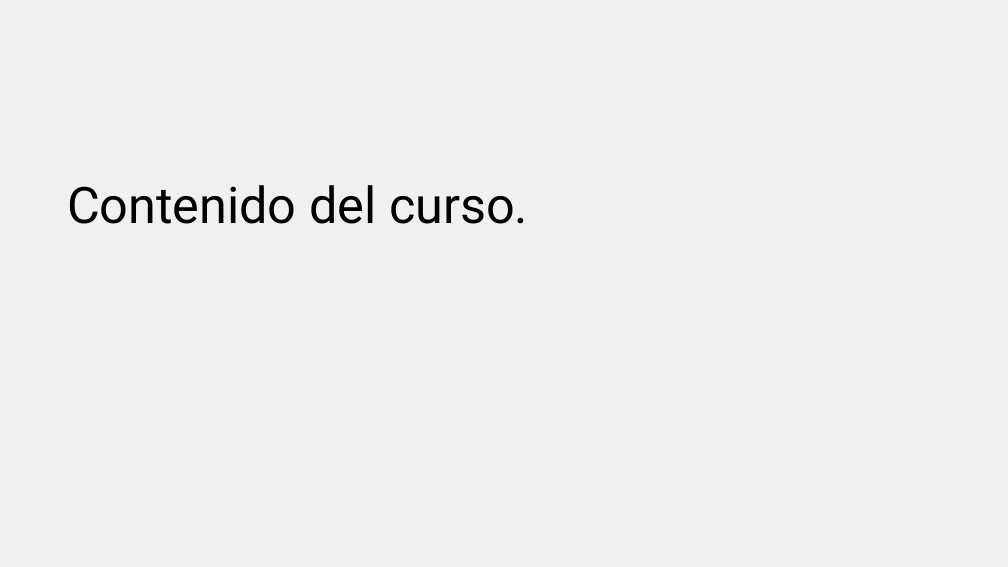
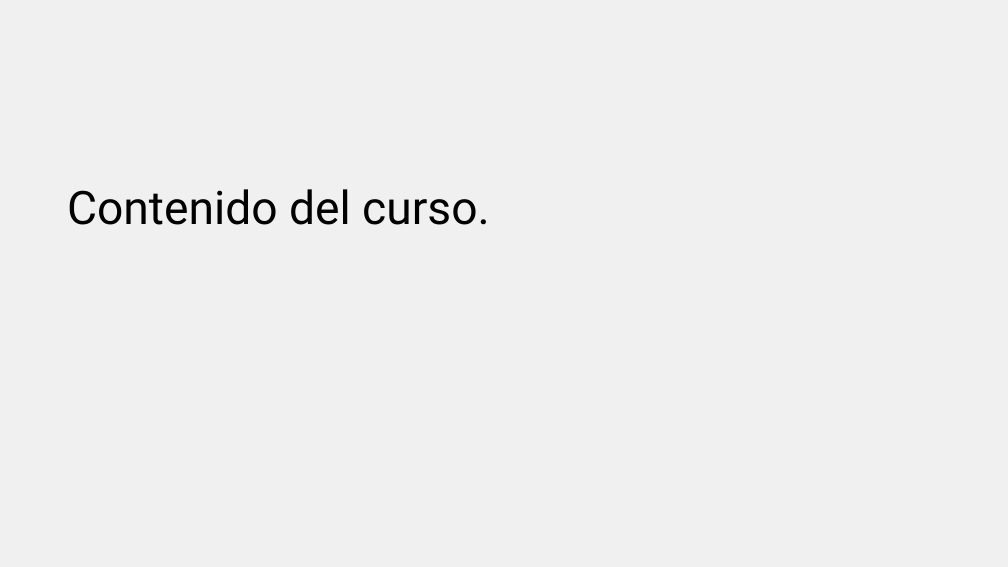
Before and after one commit to juanrodace/J.HRAS, a slide deck: slide 6 of HRAS.Introducción.pptx. Drawn at 1008x567 pixels with LibreOffice and Linux fonts; fonts in the diff are those of the drawing; background and template pictures are left out. Boxes give left, top, right and bottom in pixels: in the first picture for what was removed or moved away, otherwise in the second. Text is boxed around its words. In the diff, an @@ line names an element or a change of style, - is before the commit and + after.

```diff
--- a/HRAS.Introducción.pptx
+++ b/HRAS.Introducción.pptx
@@ title "Contenido del curso." at <box>67,189,490,225</box>: size 48 to 44 pt @@
```
Also in this commit, not shown: 3 other slides changed, 1 slide added, 2 other files.
